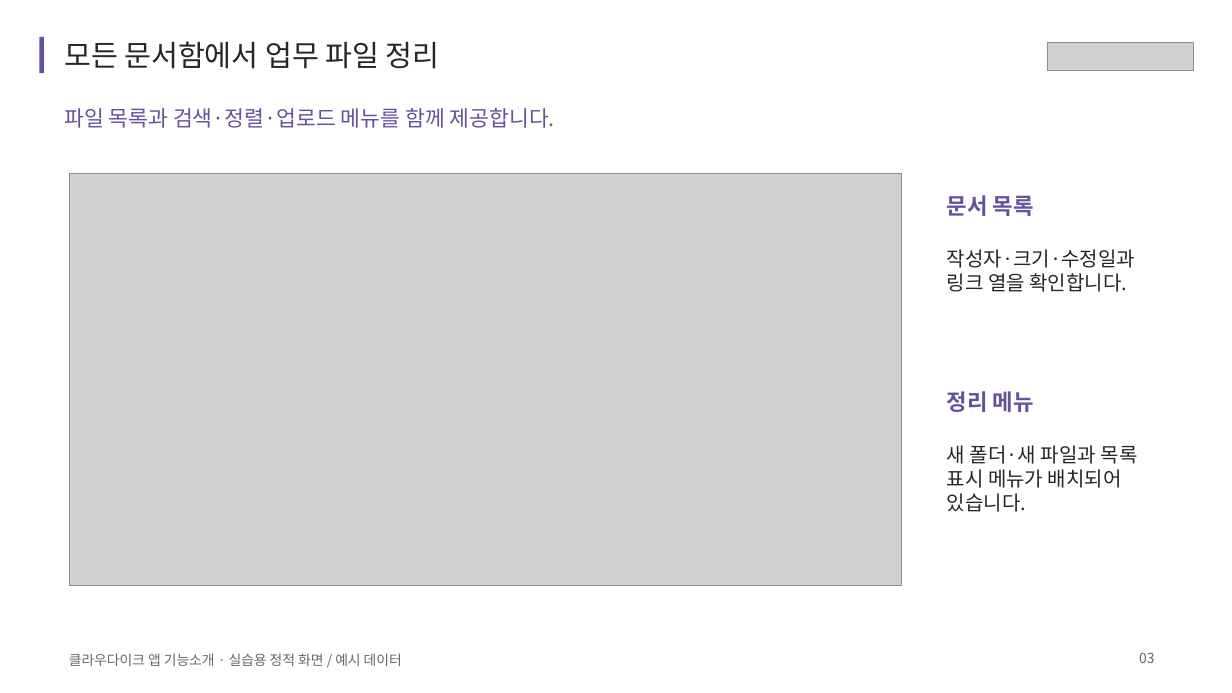
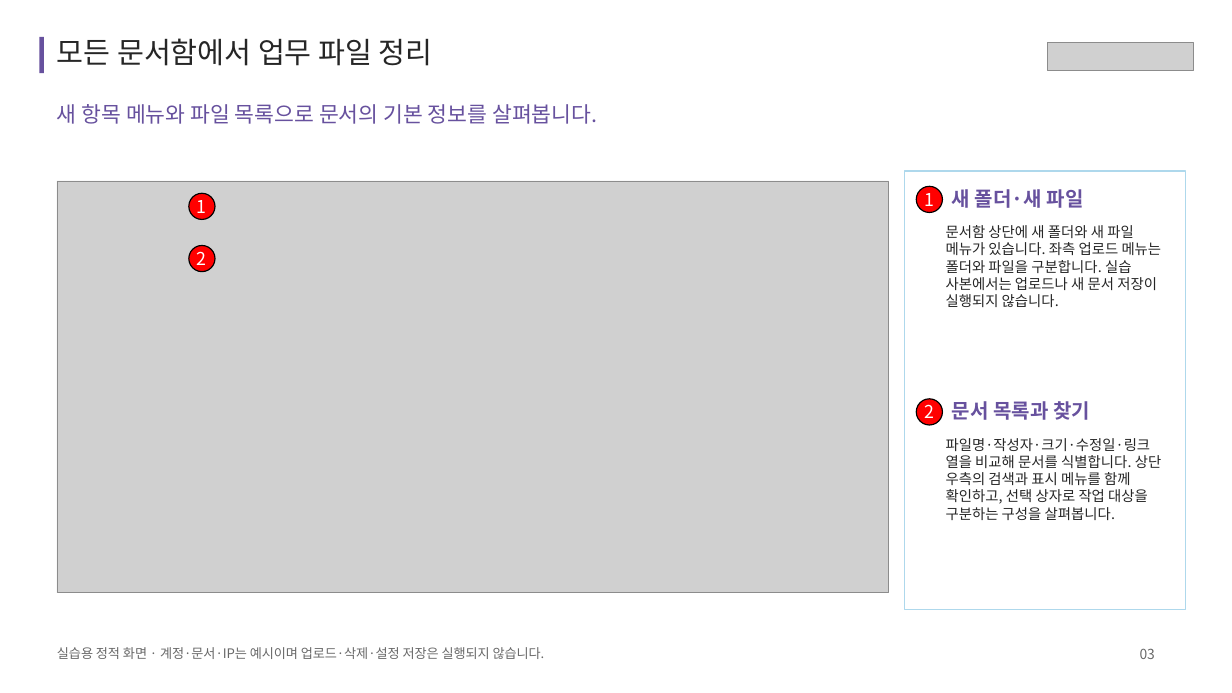
Before and after one commit to acmexii/cloudikehome, a slide deck: slide 3 of docs/cloudike-app-features.pptx. Drawn at 1232x693 pixels with LibreOffice and Linux fonts; fonts in the diff are those of the drawing; grey boxes stand for pictures. Boxes give left, top, right and bottom in pixels: in the first picture for what was removed or moved away, otherwise in the second. Text is boxed around its words. In the diff, an @@ line names an element or a change of style, - is before the commit and + after.

```diff
--- a/docs/cloudike-app-features.pptx
+++ b/docs/cloudike-app-features.pptx
@@ text "모든 문서함에서 업무 파일 정리": place and size @@
-text "모든 문서함에서 업무 파일 정리" at <box>64,41,440,69</box>
+text "모든 문서함에서 업무 파일 정리" at <box>57,38,433,66</box>
@@ text at <box>57,104,597,124</box>: text changed @@
-파일 목록과 검색·정렬·업로드 메뉴를 함께 제공합니다.
+새 항목 메뉴와 파일 목록으로 문서의 기본 정보를 살펴봅니다.
@@ rectangle added at <box>905,171,1185,610</box>, fill #FFFFFF, outline #AED8EC 1.13 pt @@
@@ picture: place and size @@
-picture at <box>69,173,901,585</box>
+picture at <box>57,181,888,593</box>
@@ ellipse added at <box>188,193,214,219</box>, fill #FF0000, outline #000000 1.13 pt, 17.2 pt, text #FFFFFF @@
+1
@@ ellipse added at <box>916,186,942,212</box>, fill #FF0000, outline #000000 1.13 pt, 17.2 pt, text #FFFFFF @@
+1
@@ text at <box>952,189,1084,208</box>: text changed; text colour #262626 to #67519E; bold on @@
-새 폴더·새 파일과 목록 표시 메뉴가 배치되어 있습니다.
+새 폴더·새 파일
@@ text added at <box>946,225,1162,307</box>, 14 pt, text #262626 @@
+문서함 상단에 새 폴더와 새 파일 메뉴가 있습니다. 좌측 업로드 메뉴는 폴더와 파일을 구분합니다. 실습 사본에서는 업로드나 새 문서 저장이 실행되지 않습니다.
@@ ellipse added at <box>188,245,214,271</box>, fill #FF0000, outline #000000 1.13 pt, 17.2 pt, text #FFFFFF @@
+2
@@ text removed at <box>947,249,1136,292</box> @@
-작성자·크기·수정일과 링크 열을 확인합니다.
@@ ellipse added at <box>916,399,942,425</box>, fill #FF0000, outline #000000 1.13 pt, 17.2 pt, text #FFFFFF @@
+2
@@ text removed at <box>947,391,1034,412</box> @@
-정리 메뉴
@@ text at <box>952,401,1090,420</box>: text changed; size 21.8 to 19.5 pt @@
-문서 목록
+문서 목록과 찾기
@@ text added at <box>946,438,1161,520</box>, 14 pt, text #262626 @@
+파일명·작성자·크기·수정일·링크 열을 비교해 문서를 식별합니다. 상단 우측의 검색과 표시 메뉴를 함께 확인하고, 선택 상자로 작업 대상을 구분하는 구성을 살펴봅니다.
@@ text at <box>57,647,545,659</box>: text changed; size 13.5 to 12.8 pt @@
-클라우다이크 앱 기능소개 · 실습용 정적 화면 / 예시 데이터
+실습용 정적 화면 · 계정·문서·IP는 예시이며 업로드·삭제·설정 저장은 실행되지 않습니다.
@@ text "03": place and size @@
-text "03" at <box>1139,652,1154,663</box>
+text "03" at <box>1140,648,1155,659</box>
```
Also in this commit, not shown: 8 other slides changed, 3 slides added, 2 slides removed, 2 other files.
